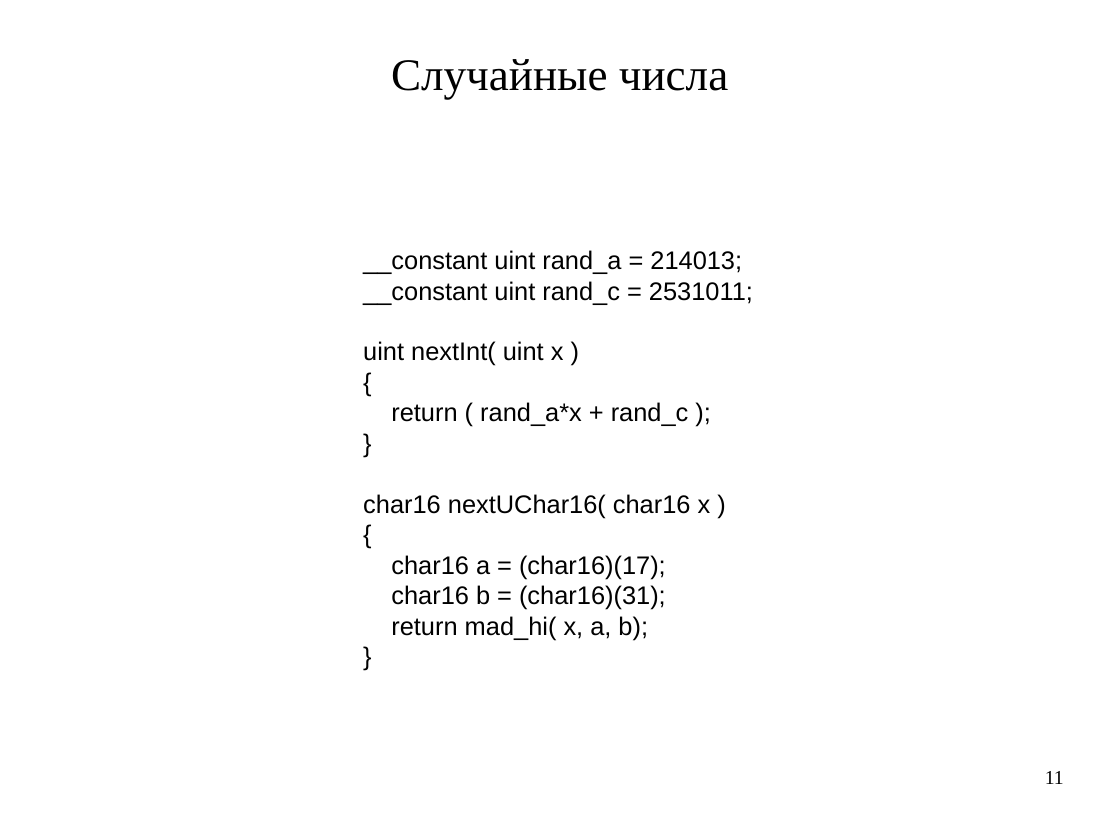
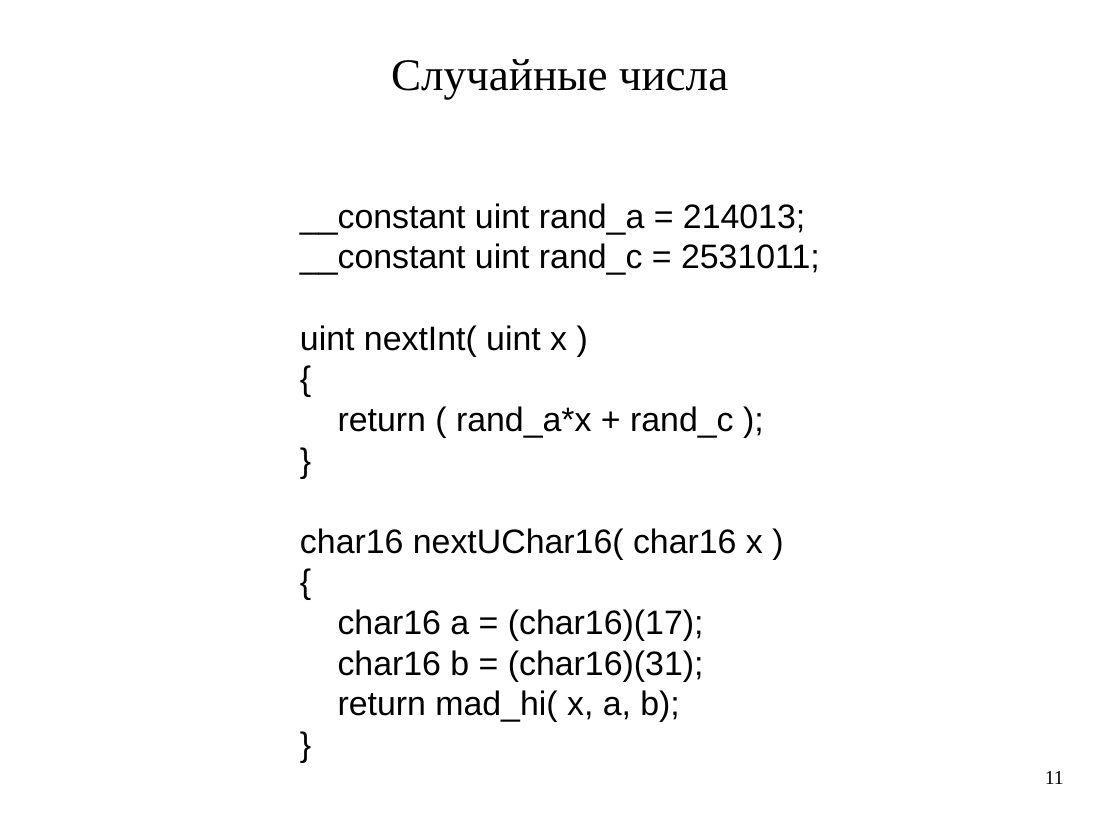
Before and after one commit to artem-bochkarev/master-work, a slide deck: slide 11 of Presentation.odp. Drawn at 1120x840 pixels with LibreOffice and Linux fonts; fonts in the diff are those of the drawing. Boxes give left, top, right and bottom in pixels: in the first picture for what was removed or moved away, otherwise in the second. Text is boxed around its words. In the diff, an @@ line names an element or a change of style, - is before the commit and + after.

```diff
--- a/Presentation.odp
+++ b/Presentation.odp
@@ text "__constant uint rand_a = 214013;": place and size @@
-text "__constant uint rand_a = 214013;" at [363, 250, 753, 640]
+text "__constant uint rand_a = 214013;" at [300, 203, 820, 722]
@@ text "__constant uint rand_a = 214013;" at [300, 203, 820, 722]: size 18 to 24 pt @@
```
Also in this commit, not shown: 7 other slides changed, 2 slides added.
